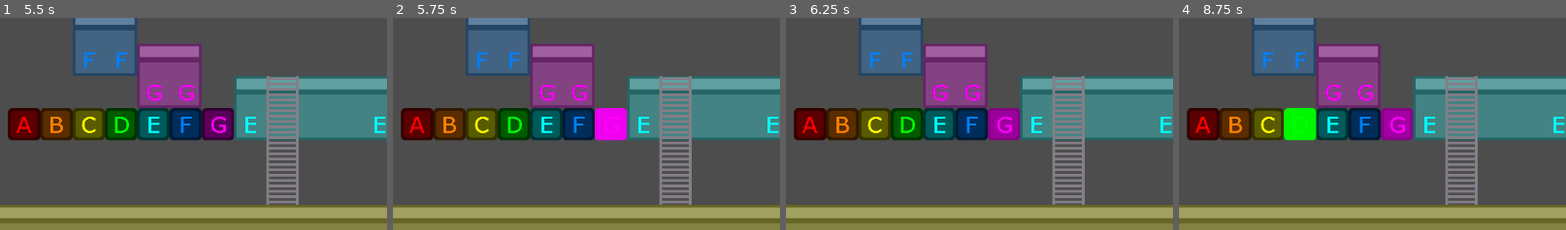
Above: before the commit, frames 1-4 (left to right).
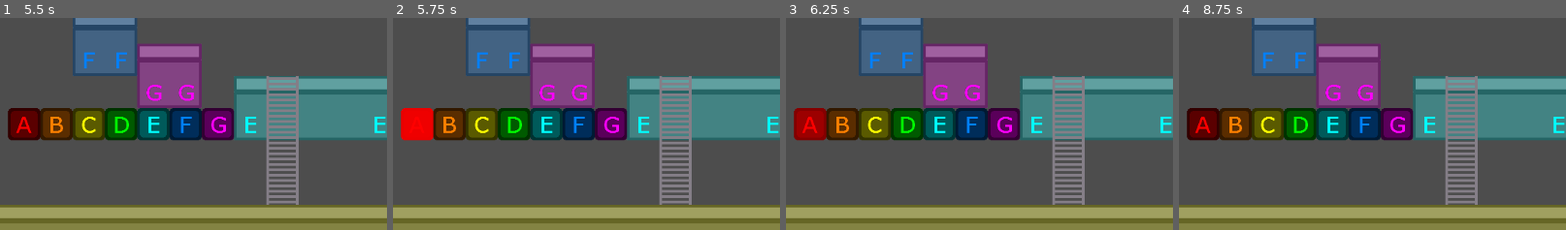
Above: after the commit, the same moments.

Repository: nicom7/game-off-2023
Game: Godot game, scene res://levels/world.tscn
The game is run twice, just before and just after one commit, with the same random seed, the same clock (stepped at 60 frames per second) and the same inputs. The engine's default icon, where the game draws it, is replaced by a stand-in: a white triangle on a blue panel in a dark square.
Inputs:
- Up to frame 1 (5.5 s): hold Right (ui_right) 0.53-2.03 s; tap one key every 0.75 s from 0.6 s: U (A_note) I (B_note) O (C_note) P (D_note) R (E_note) T (F_note) Y (G_note); hold Left (ui_left) 2.03-2.78 s; hold Right (ui_right) 2.78-4.28 s; hold Left (ui_left) 4.28-5.03 s; hold Right (ui_right) from 5.03 s (still down)
- Up to frame 2 (5.75 s): keep holding Right (ui_right)
- Up to frame 3 (6.25 s): release Right (ui_right) at 5.78 s; hold Left (ui_left) from 5.78 s (still down); tap U (A_note) at 5.85 s
- Up to frame 4 (8.75 s): tap I (B_note) at 6.6 s; release Left (ui_left) at 7.28 s; hold Right (ui_right) from 7.28 s (still down); tap O (C_note) at 7.35 s; tap P (D_note) at 8.1 s
The pictures show only the part of the screen within x 3-53%, y 39-89%; the shares and areas given below are measured in that part.

Frame 1 is identical in both runs. In frame 2, 2.4% of the frame differs, in the area x 2-61%, y 42-58%; in frame 3, 2.3%; in frame 4, 2.3%.

Commit message:
Block Sequence game state machine
- Set block sequence length max to 4
- Block sequence plays a demo ascending on all it's children blocks, then it setups a random block sequence of max length. Sequence is then played progressively starting from one block to all blocks. After each playback the player must hit blocks in the same order they were played.
- If the player hits the wrong block, the whole block sequence is reset and player must start over.
- When the max length sequence is succeeded, the demo is replayed and a new block sequence is setup.

Diff:
--- a/game_objects/switch_blocks/switch_block.gd
+++ b/game_objects/switch_blocks/switch_block.gd
@@ -15,14 +15,26 @@
 @export var block_note_player_scene: PackedScene
 var block_note_player: NotePlayer
 
+var hit_detection_enabled: bool:
+	get:
+		if is_node_ready():
+			return $HitDetection.monitoring
+		return false
+	set(value):
+		if is_node_ready():
+			$HitDetection.set_deferred("monitoring", value)
+
+var _cur_hit_valid: bool = false
+
 func hit() -> void:
+	_cur_hit_valid = hit_valid
 	is_hit.emit(self)
 
 	$AnimationPlayer.stop()
-	$AnimationPlayer.play("hit_valid" if hit_valid else "hit_invalid")
+	$AnimationPlayer.play("hit_valid" if _cur_hit_valid else "hit_invalid")
 	block_note_player = block_note_player_scene.instantiate()
 	block_note_player.tone = tone
-	block_note_player.pitch = 4.0 if hit_valid else 0.7
+	block_note_player.pitch = 4.0 if _cur_hit_valid else 0.7
 	block_note_player.octave_ratio = 0
 	add_child(block_note_player)
 	block_note_player.start()
@@ -53,7 +65,7 @@
 func _on_note_player_timer_timeout() -> void:
 	block_note_player = block_note_player_scene.instantiate()
 	block_note_player.tone = tone
-	block_note_player.pitch = 2.0 if hit_valid else 0.6
+	block_note_player.pitch = 2.0 if _cur_hit_valid else 0.6
 	block_note_player.octave_ratio = 0.2
 	add_child(block_note_player)
 	block_note_player.start()
--- a/levels/block_sequence.gd
+++ b/levels/block_sequence.gd
@@ -2,12 +2,53 @@
 
 @export_range(1, 99) var sequence_length_max: int = 7
 
+enum SequenceState
+{
+	DEMO,
+	PLAYBACK,
+	RECORD,
+	FINISHED,
+}
+
 var _blocks: Array[SwitchBlock] = []
 var _current_sequence: Array[int] = []
+var _sequence_cursor: int = 0
+
+var _current_sequence_end: int = 0
+var _sequence_state: SequenceState = SequenceState.DEMO
 
 signal sequence_played
+signal finished
+
+func start() -> void:
+	_set_blocks_enabled(false)
+	_sequence_state = SequenceState.DEMO
+	_play_sequence(range(_blocks.size()))
+
+func _setup_blocks() -> void:
+	for c in get_children():
+		if c is SwitchBlock:
+			c.is_hit.connect(_on_block_is_hit)
+			_blocks.append(c)
+
+func _setup_next_sequence(reset: bool) -> void:
+	_sequence_cursor = 0
+	_set_blocks_enabled(false)
+
+	if reset:
+		_current_sequence.clear()
+		for i in sequence_length_max:
+			_current_sequence.append(randi_range(0, _blocks.size() - 1))
+
+		_current_sequence_end = 0
+	else:
+		_current_sequence_end += 1
+
+	$SequenceTimer.start()
 
 func _play_sequence(blocks: Array) -> void:
+	_set_all_blocks_valid()
+
 	var timer: Timer = $BlockTimer
 	for b in blocks:
 		_blocks[b].hit()
@@ -16,13 +57,33 @@
 
 	sequence_played.emit()
 
+func _validate_block(block: SwitchBlock) -> bool:
+	var valid = _blocks[_current_sequence[_sequence_cursor]] == block
+	if valid:
+		print("valid hit")
+	else:
+		print("invalid hit")
+
+	return valid
+
+func _set_all_blocks_valid() -> void:
+	for b in _blocks:
+		b.hit_valid = true
+
+func _set_block_valid(block: int) -> void:
+	for b in _blocks:
+		b.hit_valid = false
+
+	print("set block valid ", _blocks[block].name)
+	_blocks[block].hit_valid = true
+
+func _set_blocks_enabled(enabled: bool) -> void:
+	for b in _blocks:
+		b.hit_detection_enabled = enabled
+
 # Called when the node enters the scene tree for the first time.
 func _ready() -> void:
-	for c in get_children():
-		if c is SwitchBlock:
-			_blocks.append(c)
-
-	_play_sequence(range(_blocks.size()))
+	_setup_blocks()
 
 
 # Called every frame. 'delta' is the elapsed time since the previous frame.
@@ -31,10 +92,39 @@
 
 
 func _on_sequence_timer_timeout() -> void:
-	if _current_sequence.size() < sequence_length_max:
-		_current_sequence.append(randi_range(0, _blocks.size() - 1))
-		_play_sequence(_current_sequence)
+	_play_sequence(_current_sequence.slice(0, _current_sequence_end + 1))
 
 
 func _on_sequence_played() -> void:
-	$SequenceTimer.start()
+	match _sequence_state:
+		SequenceState.DEMO:
+			_sequence_state = SequenceState.PLAYBACK
+			_setup_next_sequence(true)
+		SequenceState.PLAYBACK:
+			_sequence_state = SequenceState.RECORD
+			_set_blocks_enabled(true)
+			_set_block_valid(_current_sequence[_sequence_cursor])
+
+
+func _on_block_is_hit(block: SwitchBlock) -> void:
+	if _sequence_state == SequenceState.RECORD:
+		var valid = _validate_block(block)
+		if valid:
+			if _sequence_cursor < _current_sequence_end:
+				# Next block in sequence
+				_sequence_cursor += 1
+				_set_block_valid(_current_sequence[_sequence_cursor])
+			else:
+				# Sequence finished; next sequence or success
+				if _current_sequence_end < sequence_length_max - 1:
+					_sequence_state = SequenceState.PLAYBACK
+					_setup_next_sequence(false)
+				else:
+					# Block sequence success
+					_set_blocks_enabled(false)
+					_sequence_state = SequenceState.FINISHED
+					finished.emit()
+		else:
+			# Reset current sequence
+			_sequence_state = SequenceState.PLAYBACK
+			_setup_next_sequence(true)
--- a/levels/world.gd
+++ b/levels/world.gd
@@ -6,7 +6,7 @@
 
 # Called when the node enters the scene tree for the first time.
 func _ready() -> void:
-	pass # Replace with function body.
+	$BlockSequence.start()
 
 
 # Called every frame. 'delta' is the elapsed time since the previous frame.
@@ -28,3 +28,11 @@
 	else:
 		ambient_note_player.stop()
 		ambient_note_player = null
+
+
+func _on_block_sequence_finished() -> void:
+	$NewBlockSequenceTimer.start()
+
+
+func _on_new_block_sequence_timer_timeout() -> void:
+	$BlockSequence.start()
--- a/levels/world.tscn
+++ b/levels/world.tscn
@@ -76,6 +76,7 @@
 
 [node name="BlockSequence" type="Node" parent="."]
 script = ExtResource("8_xwl5r")
+sequence_length_max = 4
 
 [node name="SwitchBlockA" parent="BlockSequence" instance=ExtResource("7_ki10g")]
 position = Vector2(48, 384)
@@ -118,7 +119,13 @@
 wait_time = 0.5
 one_shot = true
 
+[node name="NewBlockSequenceTimer" type="Timer" parent="."]
+wait_time = 2.0
+one_shot = true
+
 [connection signal="current_tone_changed" from="Player" to="." method="_on_player_current_tone_changed"]
 [connection signal="on_floor_changed" from="Player" to="." method="_on_player_on_floor_changed"]
+[connection signal="finished" from="BlockSequence" to="." method="_on_block_sequence_finished"]
 [connection signal="sequence_played" from="BlockSequence" to="BlockSequence" method="_on_sequence_played"]
 [connection signal="timeout" from="BlockSequence/SequenceTimer" to="BlockSequence" method="_on_sequence_timer_timeout"]
+[connection signal="timeout" from="NewBlockSequenceTimer" to="." method="_on_new_block_sequence_timer_timeout"]
--- a/project.godot
+++ b/project.godot
@@ -18,6 +18,10 @@
 [audio]
 
 buses/default_bus_layout="res://audio/default_bus_layout.tres"
+
+[debug]
+
+gdscript/warnings/shadowed_variable=2
 
 [dotnet]
 
